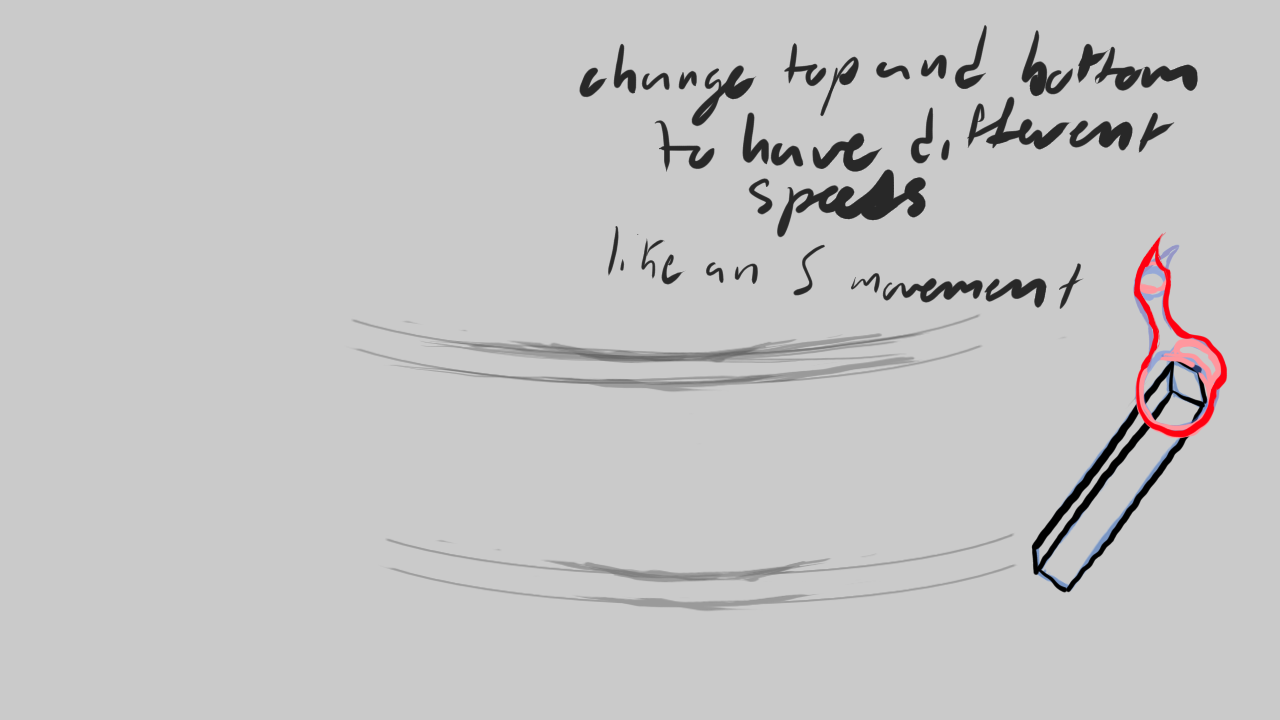
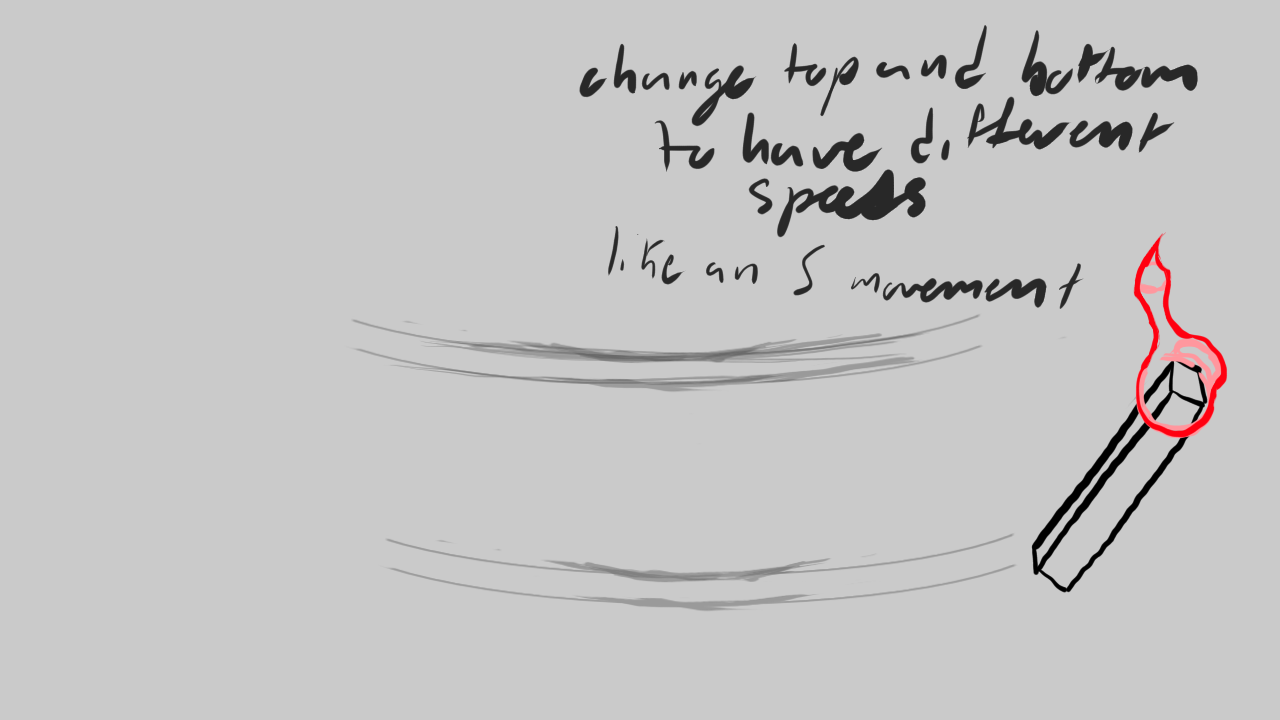
Revision of a layered 1280x720 image; what changed, layer by layer:
painted on "Layer 3" over [1034,244,1216,591]
